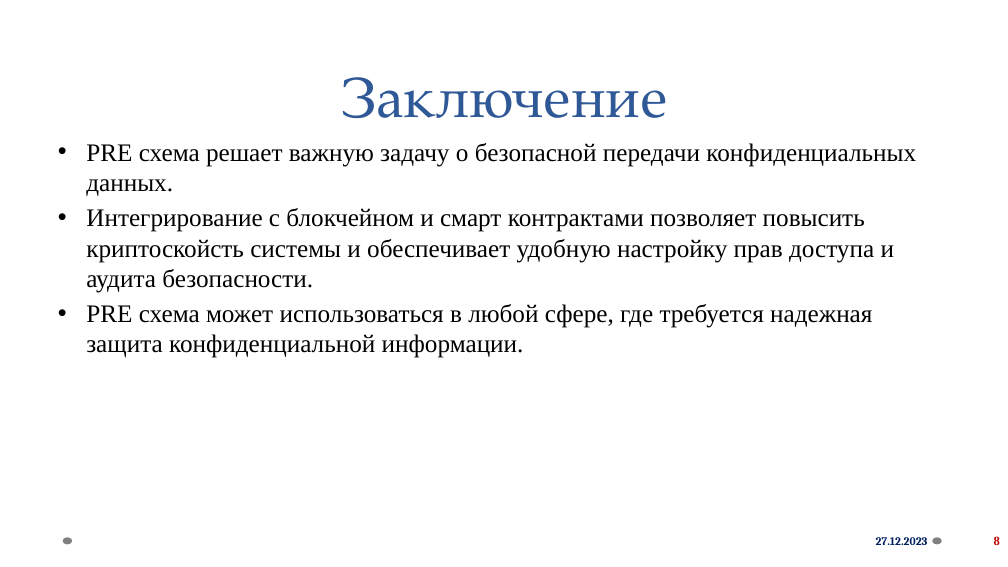
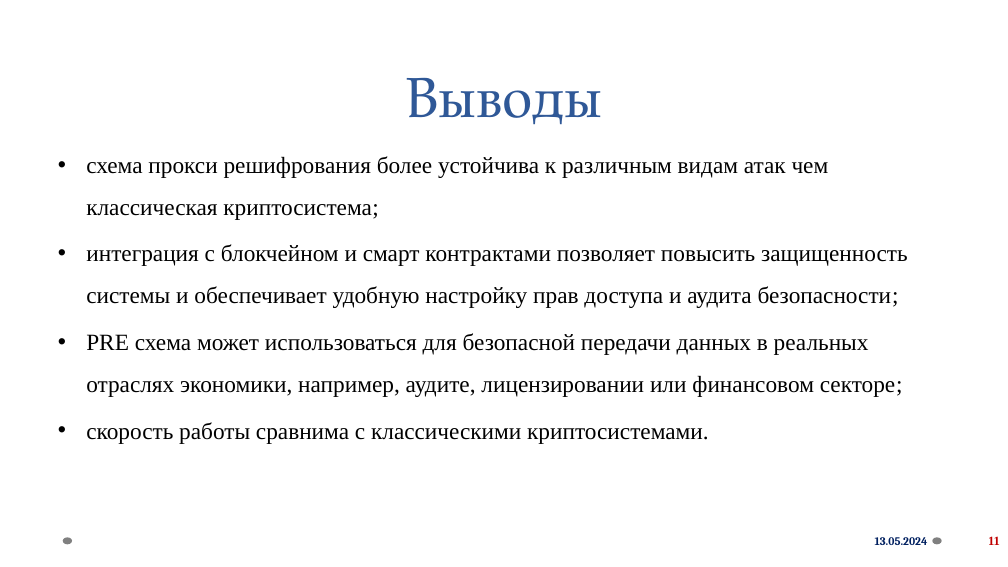
Before and after one commit to mikeezq/pre-system, a slide deck: slide 11 of docs/Книр_КорниловМ.А..pptx (slide 8 before the commit). Drawn at 1008x567 pixels with LibreOffice and Linux fonts; fonts in the diff are those of the drawing; background and template pictures are left out. Boxes give left, top, right and bottom in pixels: in the first picture for what was removed or moved away, otherwise in the second. Text is boxed around its words. In the diff, an @@ line names an element or a change of style, - is before the commit and + after.

```diff
--- a/docs/Книр_КорниловМ.А..pptx
+++ b/docs/Книр_КорниловМ.А..pptx
@@ title at [405,78,602,125]: text changed @@
-Заключение
+Выводы
@@ text at [86,156,907,444]: text changed; size 24 to 22.2 pt @@
-• PRE схема решает важную задачу о безопасной передачи конфиденциальных данных.
-• Интегрирование с блокчейном и смарт контрактами позволяет повысить криптоскойсть системы и обеспечивает удобную настройку прав доступа и аудита безопасности.
-• PRE схема может использоваться в любой сфере, где требуется надежная защита конфиденциальной информации.
+• схема прокси решифрования более устойчива к различным видам атак чем классическая криптосистема;
+• интеграция с блокчейном и смарт контрактами позволяет повысить защищенность системы и обеспечивает удобную настройку прав доступа и аудита безопасности;
+• PRE схема может использоваться для безопасной передачи данных в реальных отраслях экономики, например, аудите, лицензировании или финансовом секторе;
+• скорость работы сравнима с классическими криптосистемами.
@@ text at [875,537,928,545]: text changed @@
-27.12.2023
+13.05.2024
@@ page number at [988,536,1000,545]: text changed @@
-8
+11
```
Also in this commit, not shown: 7 other slides changed, 6 slides added, 7 other files.
